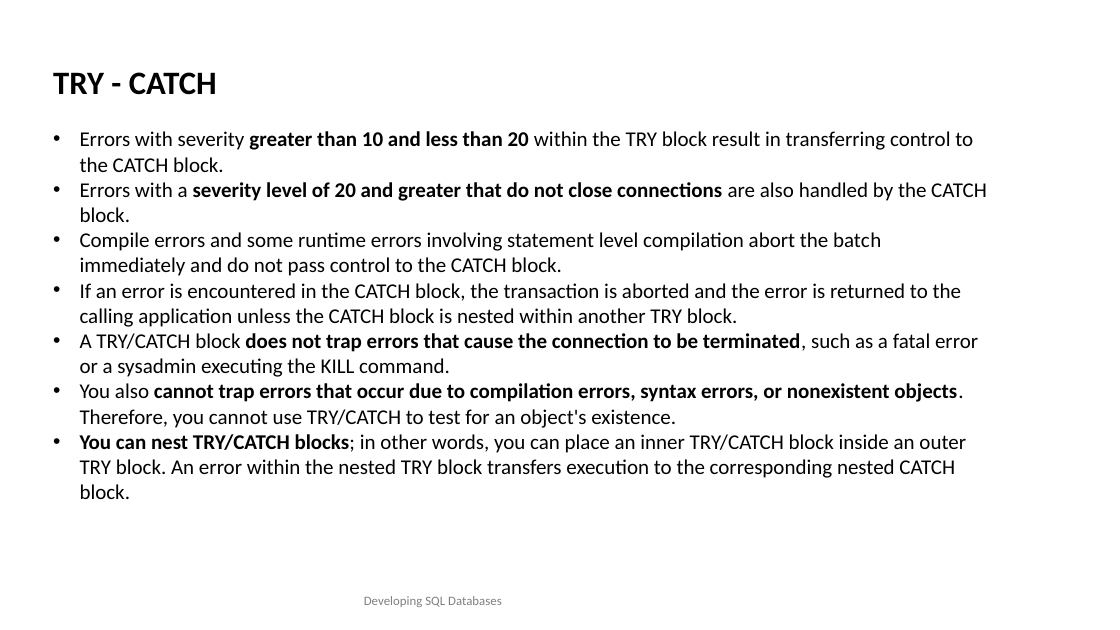
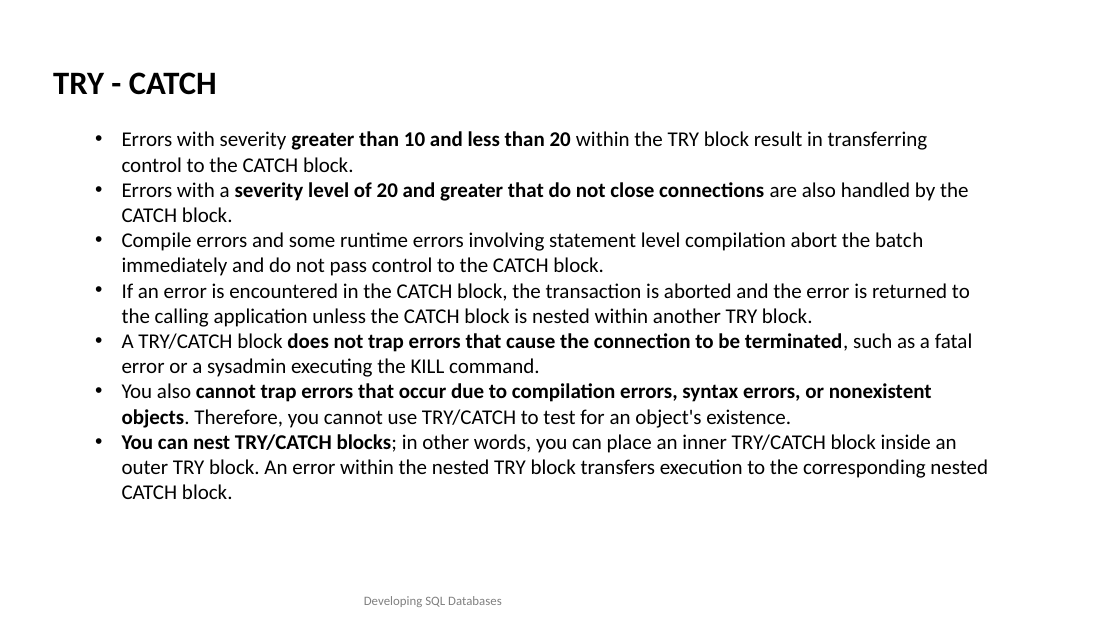
Before and after one commit to TKostyrka/70762DevSQLDB, a slide deck: slide 12 of DEVSQL_14_ErrorHandling/DEVSQL_14_ErrorHandling.pptx (slide 13 before the commit). Drawn at 1120x630 pixels with LibreOffice and Linux fonts; fonts in the diff are those of the drawing. Boxes give left, top, right and bottom in pixels: in the first picture for what was removed or moved away, otherwise in the second. Text is boxed around its words. In the diff, an @@ line names an element or a change of style, - is before the commit and + after.

```diff
--- a/DEVSQL_14_ErrorHandling/DEVSQL_14_ErrorHandling.pptx
+++ b/DEVSQL_14_ErrorHandling/DEVSQL_14_ErrorHandling.pptx
@@ text at (122,131,988,499): list level 1 to 2 in "Errors with severity greater than ..."; list level 1 to 2 in "Errors with a severity level ..."; list level 1 to 2 in "Compile errors and some runtime ..."; list level 1 to 2 in "If an error is encountered ..."; list level 1 to 2 in "A TRY/CATCH block does not ..."; list level 1 to 2 in "You also cannot trap errors ..."; list level 1 to 2 in "You can nest TRY/CATCH blocks; ..." @@
```
Also in this commit, not shown: 7 other slides changed, 1 slide removed, 3 other files.
